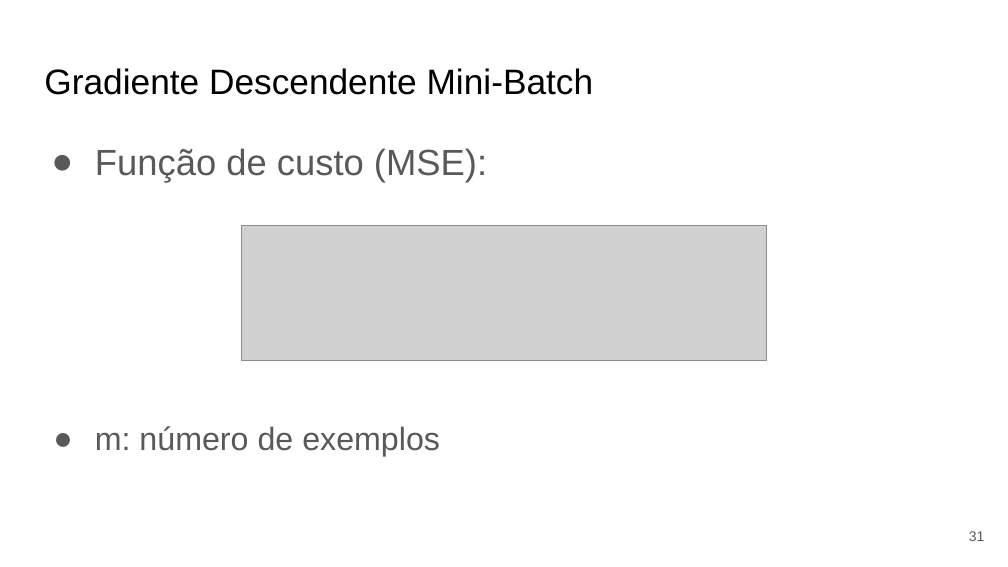
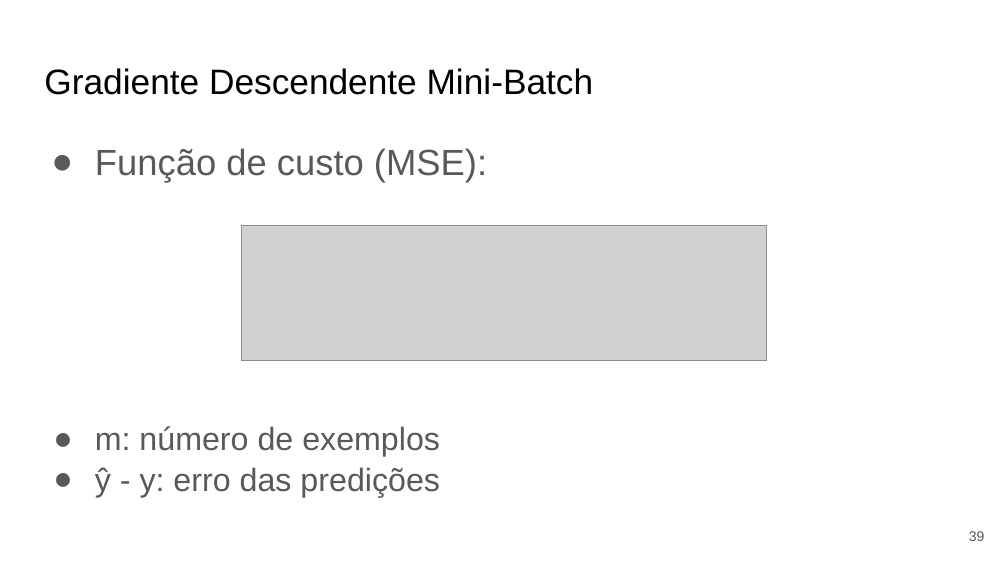
Before and after one commit to Redes-Neurais-2025-1/G5_DescidasGradiente_Fitting_Regularizacao, a slide deck: slide 39 of documentos/apresentacao.pptx (slide 31 before the commit). Drawn at 1008x567 pixels with LibreOffice and Linux fonts; fonts in the diff are those of the drawing; grey boxes stand for pictures. Boxes give left, top, right and bottom in pixels: in the first picture for what was removed or moved away, otherwise in the second. Text is boxed around its words. In the diff, an @@ line names an element or a change of style, - is before the commit and + after.

```diff
--- a/documentos/apresentacao.pptx
+++ b/documentos/apresentacao.pptx
@@ text at [95, 467, 440, 497]: paragraph added @@
+● ŷ - y: erro das predições
@@ page number at [969, 531, 985, 541]: text changed @@
-31
+39
```
Also in this commit, not shown: 23 other slides changed, 14 slides added, 4 slides removed, 1 other file.
